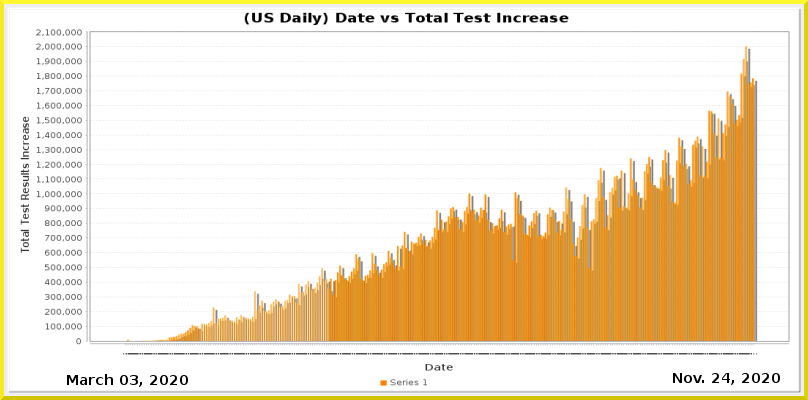
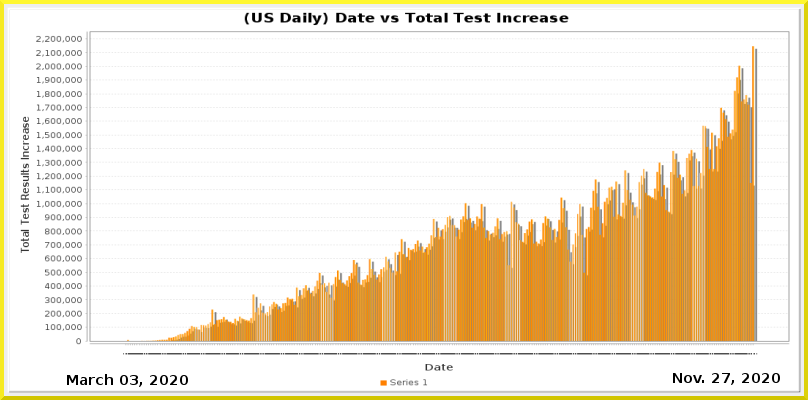
Two versions of the same layered image (808px x 400px). Layer-by-layer changes:
painted on "Current Date" over <box>722,373,730,383</box>
painted on "Date_vs_TestIncrease.png" over <box>36,29,788,355</box>
